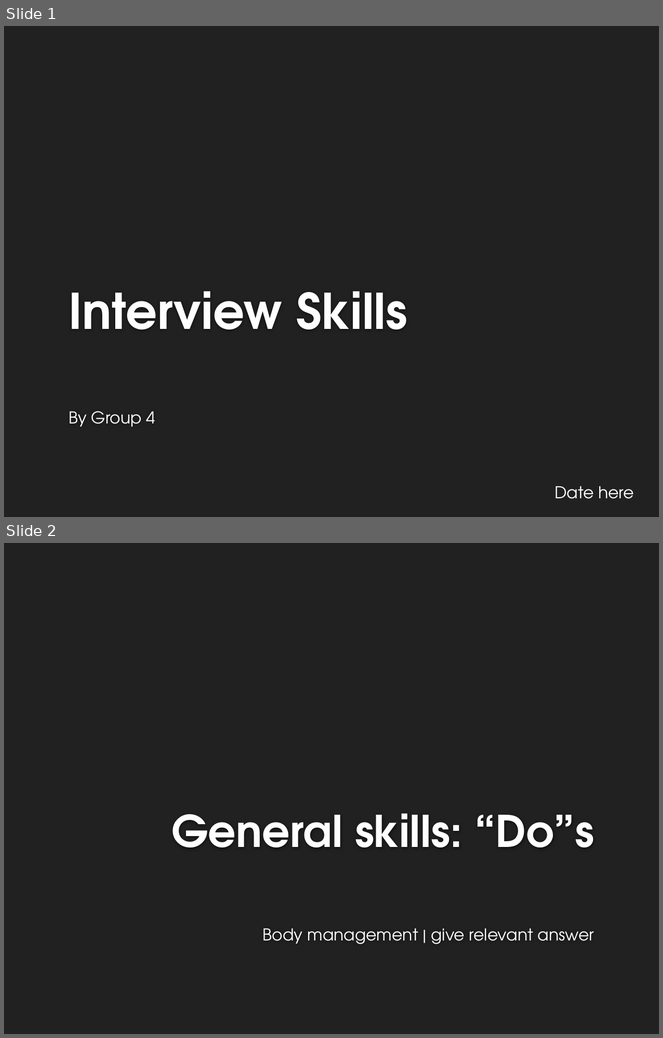
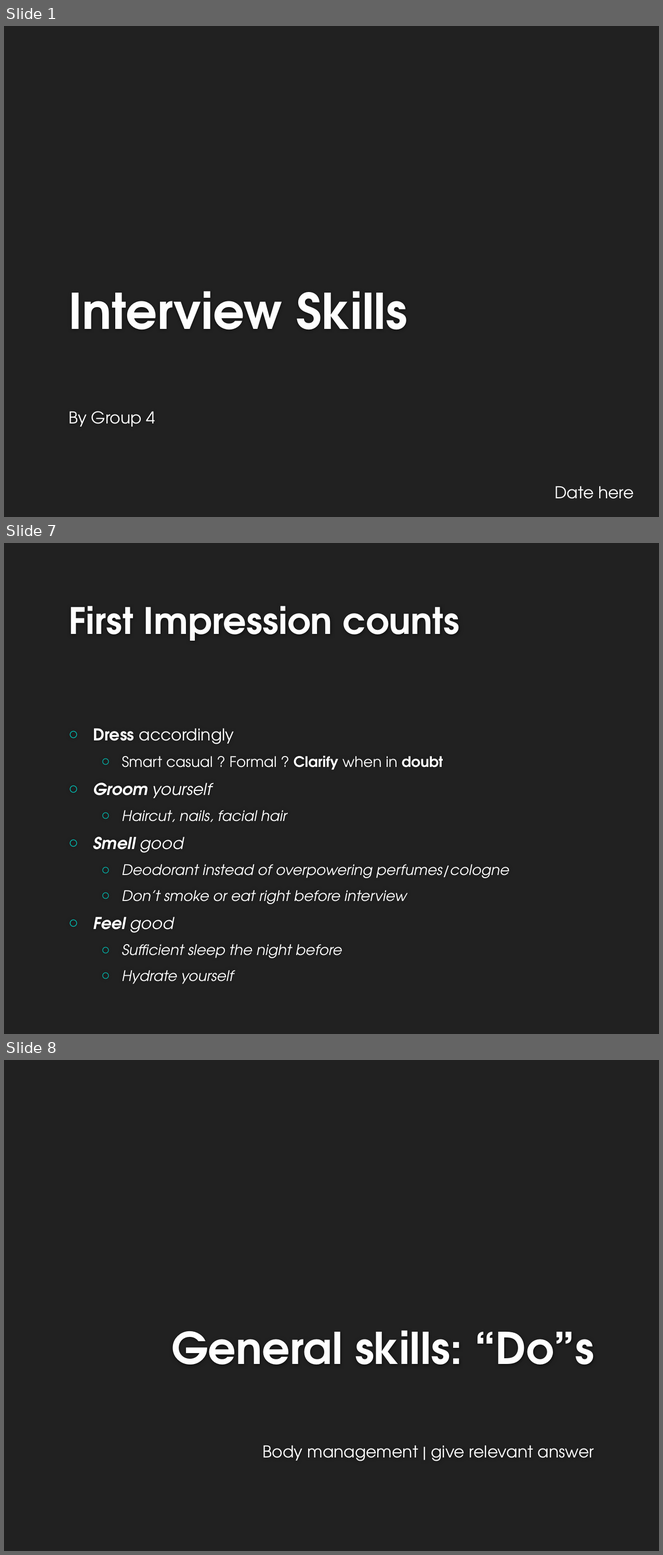
Before and after one commit to riwu/CS2101, a slide deck: OP1.pptx. Shown one above the other, each under a label of ours: slides 1 and 2 before the commit, slides 1, 7 and 8 after it; the slides between them are not shown. The pictures are 663x1038 and 663x1555 pixels, drawn with LibreOffice and Linux fonts; fonts in the diff are those of the drawing; background and template pictures are left out. Boxes give left, top, right and bottom in pixels: in the first picture for what was removed or moved away, otherwise in the second. Text is boxed around its words. In the diff, an @@ line names an element or a change of style, - is before the commit and + after.

```diff
--- a/OP1.pptx
+++ b/OP1.pptx
@@ slide 7 added at [4, 543, 659, 1034], background #212121 @@
@@ title added at [68, 606, 460, 641], 40 pt, text #FEFEFE, bold @@
+First Impression counts
@@ text added at [93, 728, 509, 984], 16 pt, text #FFFFFF, italic @@
+○ Dress accordingly
+  ○ Smart casual ? Formal ? Clarify when in doubt
+○ Groom yourself
+  ○ Haircut, nails, facial hair
+○ Smell good
+  ○ Deodorant instead of overpowering perfumes/cologne
+  ○ Don’t smoke or eat right before interview
+○ Feel good
+  ○ Sufficient sleep the night before
+  ○ Hydrate yourself
@@ what was slide 2 is now slide 8 @@
```
Also in this commit, not shown: 5 other slides added.
